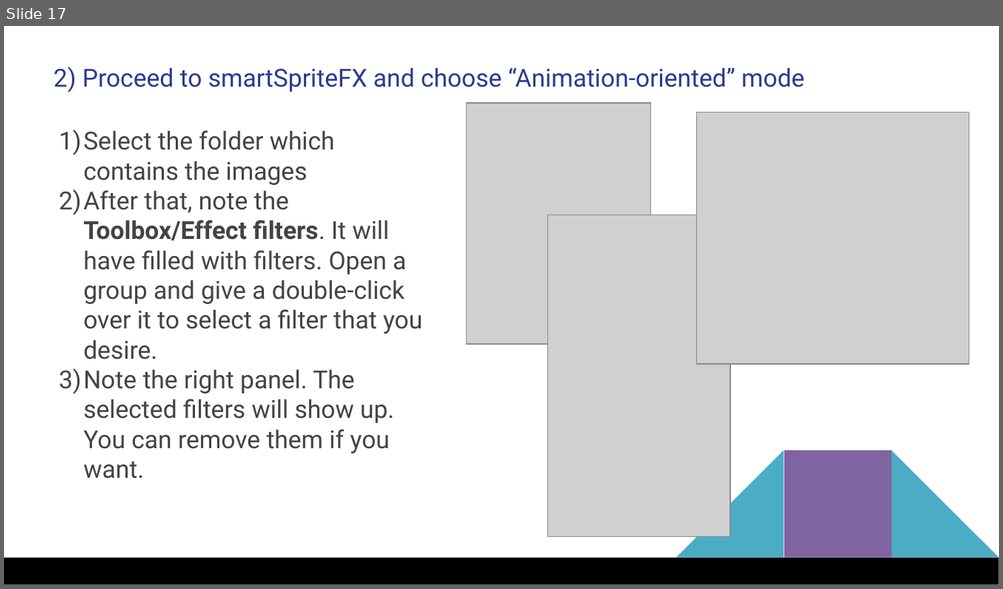
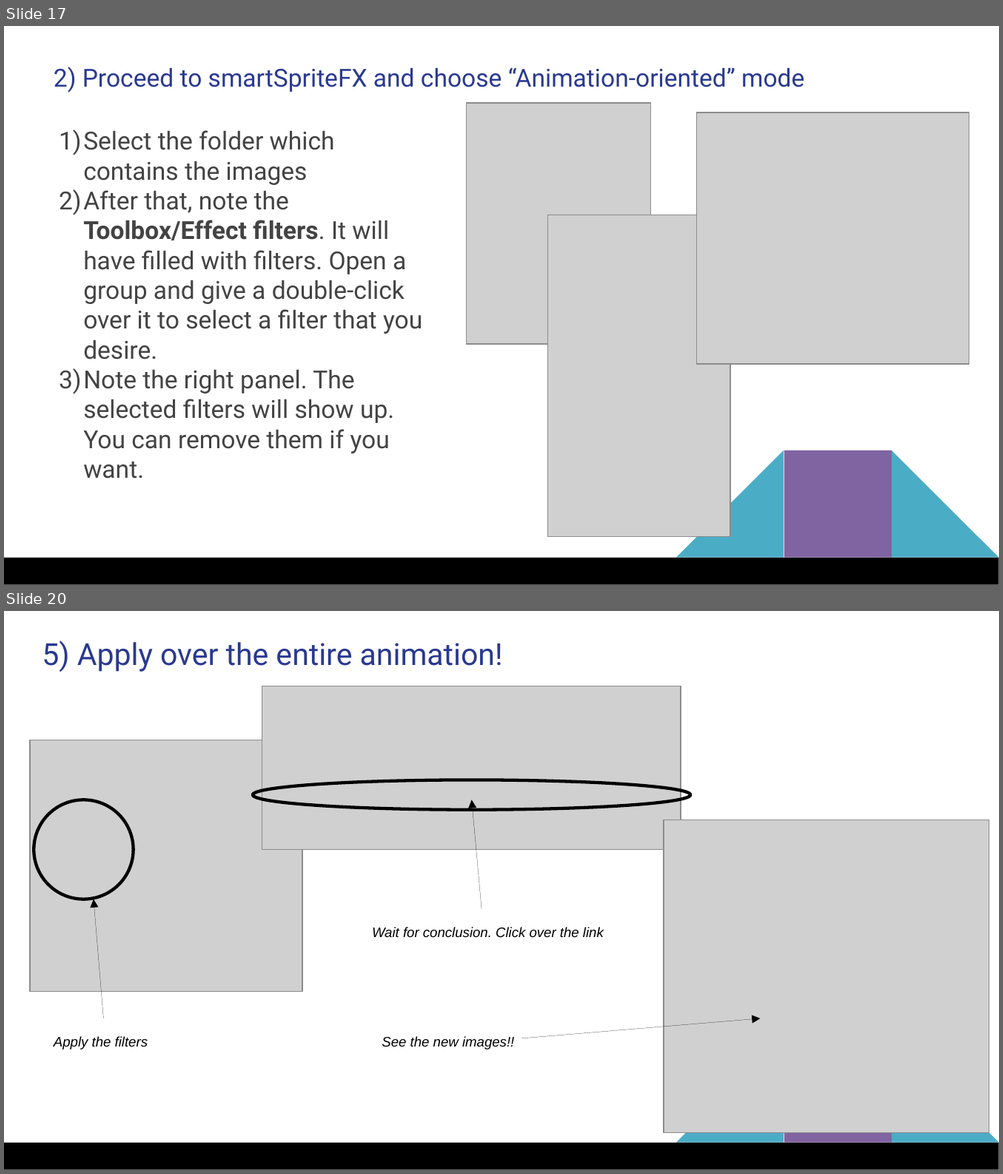
Before and after one commit to MGODOY-BR/smartSpriteFX, a slide deck: [doc]/Using smartSpriteFX.pptx. Shown one above the other, each under a label of ours: slide 17 before the commit, slides 17 and 20 after it; the slides between them are not shown. The pictures are 1003x589 and 1003x1174 pixels, drawn with LibreOffice and Linux fonts; fonts in the diff are those of the drawing; grey boxes stand for pictures. Boxes give left, top, right and bottom in pixels: in the first picture for what was removed or moved away, otherwise in the second. Text is boxed around its words. In the diff, an @@ line names an element or a change of style, - is before the commit and + after.

Commit message:
Preview e Apply

```diff
--- a/[doc]/Using smartSpriteFX.pptx
+++ b/[doc]/Using smartSpriteFX.pptx
@@ slide 20 added at (4,611,999,1170), background #FFFFFF; not listed: 4 template elements that a slide beside it also shows @@
@@ text added at (42,641,503,672), 22 pt, text #2A3990 @@
+5) Apply over the entire animation!
@@ picture added at (262,686,680,850) @@
@@ picture added at (30,741,302,992) @@
@@ ellipse added at (253,780,690,810), outline #000000 2.3 pt @@
@@ ellipse added at (34,800,134,900), outline #000000 2.3 pt @@
@@ arrow added from (481, 909) to (472, 800), #000000 0.75 pt @@
@@ picture added at (663,820,989,1133) @@
@@ arrow added from (103, 1019) to (94, 900), #000000 0.75 pt @@
@@ text added at (372,927,603,938), 10 pt, text #000000, italic @@
+Wait for conclusion. Click over the link
@@ arrow added from (521, 1039) to (760, 1019), #000000 0.75 pt @@
@@ text added at (54,1037,148,1050), 10 pt, text #000000, italic @@
+Apply the filters
@@ text added at (381,1037,514,1050), 10 pt, text #000000, italic @@
+See the new images!!
```
Also in this commit, not shown: 2 slides changed, 2 other slides added, 1 slide removed, 2 other files.
